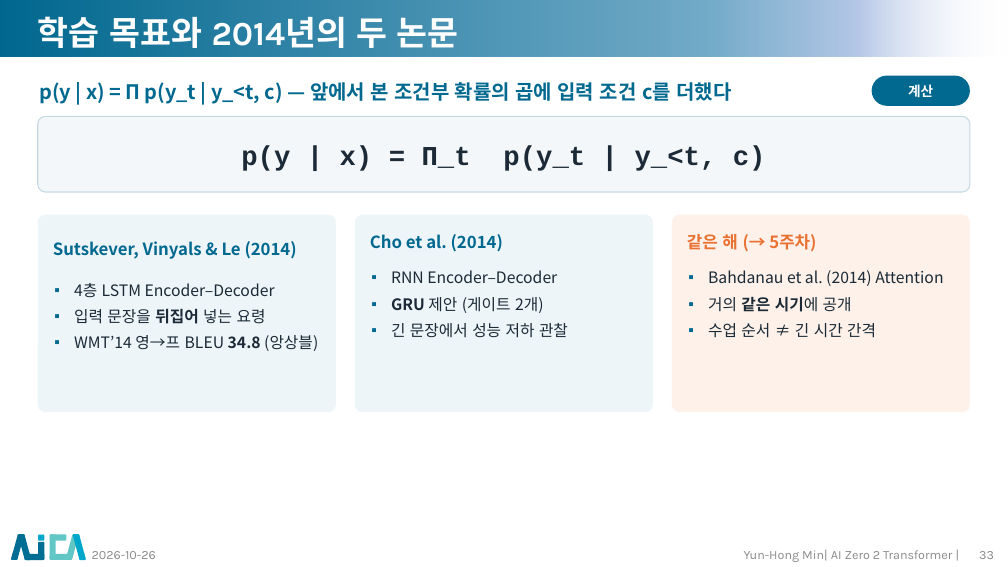
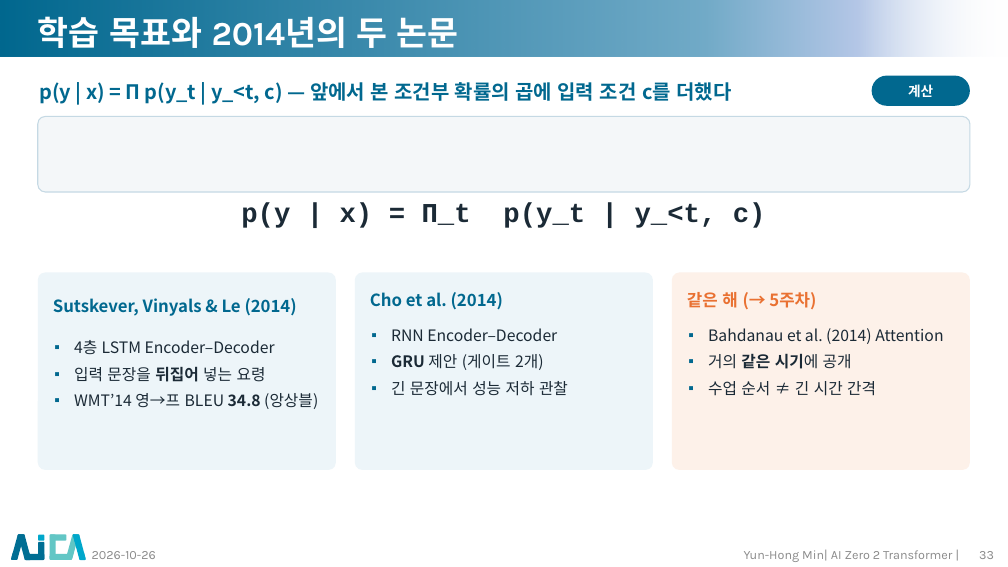
Before and after one commit to myunhh/AI-Zero-2-Transformers, a slide deck: slide 33 of lectures/week04_rnn_lstm_seq2seq.pptx. Drawn at 1008x567 pixels with LibreOffice and Linux fonts; fonts in the diff are those of the drawing; background and template pictures are left out. Boxes give left, top, right and bottom in pixels: in the first picture for what was removed or moved away, otherwise in the second. Text is boxed around its words. In the diff, an @@ line names an element or a change of style, - is before the commit and + after.

```diff
--- a/lectures/week04_rnn_lstm_seq2seq.pptx
+++ b/lectures/week04_rnn_lstm_seq2seq.pptx
@@ 3 rounded rectangles moved together from (x1=38, y1=215, x2=970, y2=412) to (x1=38, y1=272, x2=970, y2=470) @@
@@ 7 texts moved together from (x1=53, y1=145, x2=943, y2=351) to (x1=53, y1=203, x2=943, y2=409) @@
```
Also in this commit, not shown: 10 other slides changed, 12 other files.
